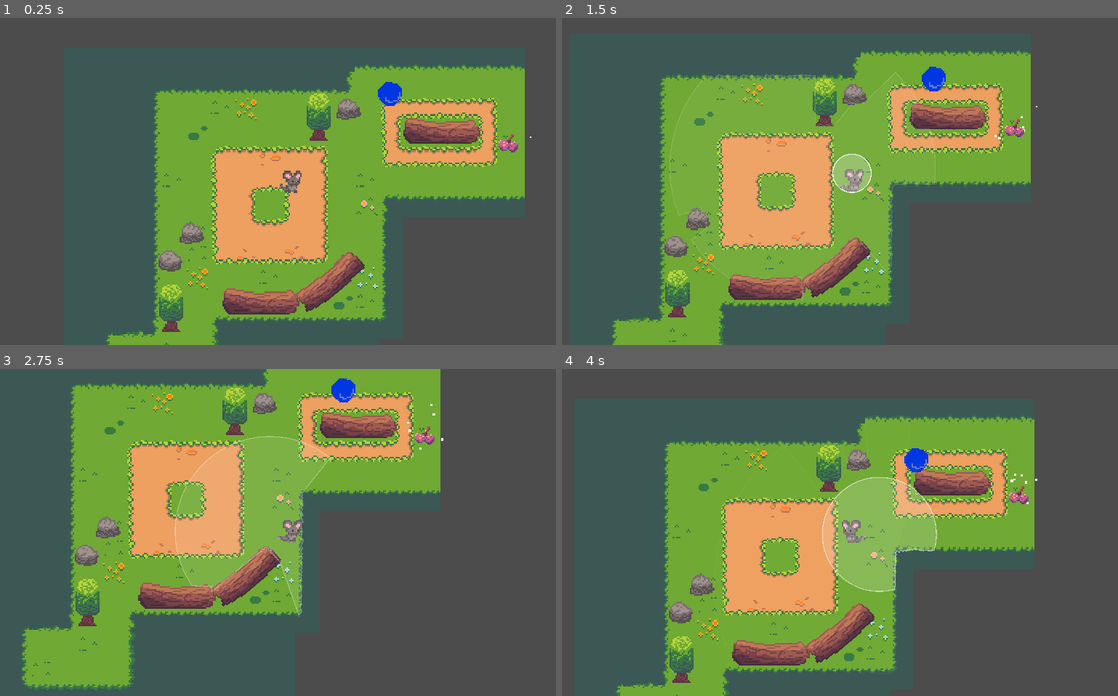
Above: before the commit, frames 1-4 (two rows, left to right).
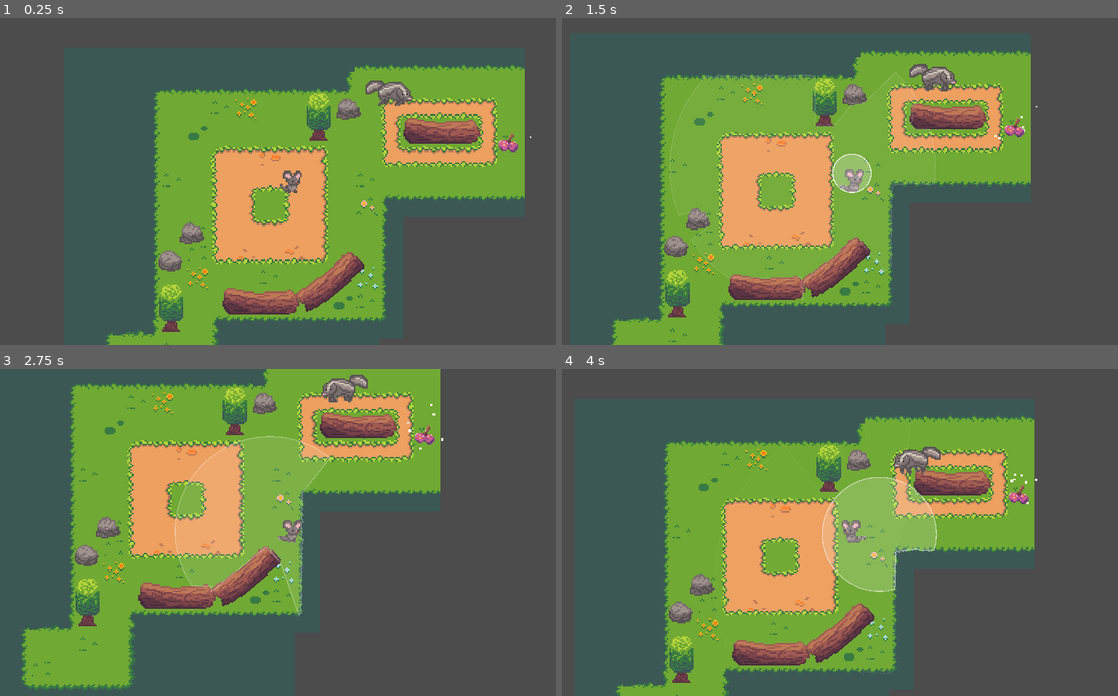
Above: after the commit, the same moments.

Repository: AragornOfKebroyd/Chapa
Game: Godot game, scene res://main.tscn
Two runs of this game, one before a commit and one after it. Both use one fixed random seed, a clock stepped at 60 frames per second and the inputs below.
Inputs:
- Up to frame 1 (0.25 s): no input
- Up to frame 2 (1.5 s): tap Enter (ui_accept) at 0.5, 0.77 s; hold D (move_right) 0.53-1.28 s; tap E (squeak) at 0.6, 1.35 s; hold S (move_down) from 1.28 s (still down)
- Up to frame 3 (2.75 s): tap Enter (ui_accept) at 1.52 s; release S (move_down) at 2.03 s; hold D (move_right) from 2.03 s (still down); tap E (squeak) at 2.1 s
- Up to frame 4 (4 s): release D (move_right) at 2.78 s; hold W (move_up) 2.78-3.53 s; tap E (squeak) at 2.85, 3.6 s; tap Enter (ui_accept) at 3.02, 3.77 s; hold A (move_left) from 3.53 s (still down)

The runs differ from the first frame. In frame 1, 0.5% of the frame differs, in the area x 65-75%, y 19-27%; in frame 2, 0.5%, in the area x 62-71%, y 14-23%; in frame 3, 0.5%; in frame 4, 0.5%.

Commit message:
badger animation

Diff:
--- a/badger.tscn
+++ b/badger.tscn
@@ -1,7 +1,77 @@
-[gd_scene load_steps=6 format=3 uid="uid://cjivx4bga8qts"]
+[gd_scene load_steps=16 format=3 uid="uid://cjivx4bga8qts"]
 
 [ext_resource type="Script" path="res://scripts/badger.gd" id="1_g26xr"]
-[ext_resource type="Texture2D" uid="uid://by5xpdocs18c2" path="res://assets/ball.png" id="1_tvdox"]
+[ext_resource type="Texture2D" uid="uid://bljgtwmfo3bvw" path="res://RealArtAssets/Animations/badger_idle.png" id="3_7m867"]
+[ext_resource type="Texture2D" uid="uid://15fvrngcdib5" path="res://RealArtAssets/Animations/badger_run.png" id="4_aybta"]
+
+[sub_resource type="AtlasTexture" id="AtlasTexture_r6lhd"]
+atlas = ExtResource("3_7m867")
+region = Rect2(0, 0, 64, 64)
+
+[sub_resource type="AtlasTexture" id="AtlasTexture_y2m1f"]
+atlas = ExtResource("3_7m867")
+region = Rect2(64, 0, 64, 64)
+
+[sub_resource type="AtlasTexture" id="AtlasTexture_8pkff"]
+atlas = ExtResource("3_7m867")
+region = Rect2(128, 0, 64, 64)
+
+[sub_resource type="AtlasTexture" id="AtlasTexture_ura2s"]
+atlas = ExtResource("3_7m867")
+region = Rect2(192, 0, 64, 64)
+
+[sub_resource type="AtlasTexture" id="AtlasTexture_h6sb3"]
+atlas = ExtResource("4_aybta")
+region = Rect2(0, 0, 64, 64)
+
+[sub_resource type="AtlasTexture" id="AtlasTexture_ru56l"]
+atlas = ExtResource("4_aybta")
+region = Rect2(64, 0, 64, 64)
+
+[sub_resource type="AtlasTexture" id="AtlasTexture_5vt12"]
+atlas = ExtResource("4_aybta")
+region = Rect2(128, 0, 64, 64)
+
+[sub_resource type="AtlasTexture" id="AtlasTexture_ht35h"]
+atlas = ExtResource("4_aybta")
+region = Rect2(192, 0, 64, 64)
+
+[sub_resource type="SpriteFrames" id="SpriteFrames_g2l6q"]
+animations = [{
+"frames": [{
+"duration": 1.0,
+"texture": SubResource("AtlasTexture_r6lhd")
+}, {
+"duration": 1.0,
+"texture": SubResource("AtlasTexture_y2m1f")
+}, {
+"duration": 1.0,
+"texture": SubResource("AtlasTexture_8pkff")
+}, {
+"duration": 1.0,
+"texture": SubResource("AtlasTexture_ura2s")
+}],
+"loop": true,
+"name": &"idle",
+"speed": 5.0
+}, {
+"frames": [{
+"duration": 1.0,
+"texture": SubResource("AtlasTexture_h6sb3")
+}, {
+"duration": 1.0,
+"texture": SubResource("AtlasTexture_ru56l")
+}, {
+"duration": 1.0,
+"texture": SubResource("AtlasTexture_5vt12")
+}, {
+"duration": 1.0,
+"texture": SubResource("AtlasTexture_ht35h")
+}],
+"loop": true,
+"name": &"run",
+"speed": 5.0
+}]
 
 [sub_resource type="CircleShape2D" id="CircleShape2D_ks0fd"]
 radius = 36.6742
@@ -10,14 +80,16 @@
 radius = 37.2156
 
 [sub_resource type="CircleShape2D" id="CircleShape2D_cbfou"]
-radius = 97.2523
+radius = 231.23
 
 [node name="badger" type="CharacterBody2D"]
 script = ExtResource("1_g26xr")
 
-[node name="Sprite2D" type="Sprite2D" parent="."]
+[node name="AnimatedSprite2D" type="AnimatedSprite2D" parent="."]
 scale = Vector2(5, 5)
-texture = ExtResource("1_tvdox")
+sprite_frames = SubResource("SpriteFrames_g2l6q")
+animation = &"idle"
+speed_scale = 2.0
 
 [node name="Area2D" type="Area2D" parent="."]
 
--- a/project.godot
+++ b/project.godot
@@ -12,7 +12,7 @@
 
 config/name="Chapa - Cambridge Game Jam"
 run/main_scene="res://main.tscn"
-config/features=PackedStringArray("4.2", "Forward Plus")
+config/features=PackedStringArray("4.3", "Forward Plus")
 config/icon="res://icon.svg"
 
 [autoload]
@@ -30,31 +30,31 @@
 
 move_right={
 "deadzone": 0.5,
-"events": [Object(InputEventKey,"resource_local_to_scene":fa …(172 unchanged characters)… eycode":68,"key_label":0,"unicode":100,"echo":false,"script":null)
-, Object(InputEventKey,"resource_local_to_scene":false,"reso …(166 unchanged characters)… ode":4194321,"key_label":0,"unicode":0,"echo":false,"script":null)
+"events": [Object(InputEventKey,"resource_local_to_scene":fa …(172 unchanged characters)… eycode":68,"key_label":0,"unicode":100,"location":0,"echo":false,"script":null)
+, Object(InputEventKey,"resource_local_to_scene":false,"reso …(166 unchanged characters)… ode":4194321,"key_label":0,"unicode":0,"location":0,"echo":false,"script":null)
 ]
 }
 move_left={
 "deadzone": 0.5,
-"events": [Object(InputEventKey,"resource_local_to_scene":fa …(171 unchanged characters)… keycode":65,"key_label":0,"unicode":97,"echo":false,"script":null)
-, Object(InputEventKey,"resource_local_to_scene":false,"reso …(166 unchanged characters)… ode":4194319,"key_label":0,"unicode":0,"echo":false,"script":null)
+"events": [Object(InputEventKey,"resource_local_to_scene":fa …(171 unchanged characters)… keycode":65,"key_label":0,"unicode":97,"location":0,"echo":false,"script":null)
+, Object(InputEventKey,"resource_local_to_scene":false,"reso …(166 unchanged characters)… ode":4194319,"key_label":0,"unicode":0,"location":0,"echo":false,"script":null)
 ]
 }
 move_up={
 "deadzone": 0.5,
-"events": [Object(InputEventKey,"resource_local_to_scene":fa …(172 unchanged characters)… eycode":87,"key_label":0,"unicode":119,"echo":false,"script":null)
-, Object(InputEventKey,"resource_local_to_scene":false,"reso …(166 unchanged characters)… ode":4194320,"key_label":0,"unicode":0,"echo":false,"script":null)
+"events": [Object(InputEventKey,"resource_local_to_scene":fa …(172 unchanged characters)… eycode":87,"key_label":0,"unicode":119,"location":0,"echo":false,"script":null)
+, Object(InputEventKey,"resource_local_to_scene":false,"reso …(166 unchanged characters)… ode":4194320,"key_label":0,"unicode":0,"location":0,"echo":false,"script":null)
 ]
 }
 move_down={
 "deadzone": 0.5,
-"events": [Object(InputEventKey,"resource_local_to_scene":fa …(172 unchanged characters)… eycode":83,"key_label":0,"unicode":115,"echo":false,"script":null)
-, Object(InputEventKey,"resource_local_to_scene":false,"reso …(166 unchanged characters)… ode":4194322,"key_label":0,"unicode":0,"echo":false,"script":null)
+"events": [Object(InputEventKey,"resource_local_to_scene":fa …(172 unchanged characters)… eycode":83,"key_label":0,"unicode":115,"location":0,"echo":false,"script":null)
+, Object(InputEventKey,"resource_local_to_scene":false,"reso …(166 unchanged characters)… ode":4194322,"key_label":0,"unicode":0,"location":0,"echo":false,"script":null)
 ]
 }
 squeak={
 "deadzone": 0.5,
-"events": [Object(InputEventKey,"resource_local_to_scene":fa …(172 unchanged characters)… eycode":69,"key_label":0,"unicode":101,"echo":false,"script":null)
+"events": [Object(InputEventKey,"resource_local_to_scene":fa …(172 unchanged characters)… eycode":69,"key_label":0,"unicode":101,"location":0,"echo":false,"script":null)
 , Object(InputEventMouseButton,"resource_local_to_scene":false,"resource_name":"","device":-1,"window_id":0,"alt_presse …(249 unchanged characters)…
 ]
 }
--- a/scripts/badger.gd
+++ b/scripts/badger.gd
@@ -17,6 +17,8 @@
 @onready var nav_agent = $NavigationAgent2D
 #@onready var player = get_parent().get_parent().get_parent().get_node("player")
 
+@onready var anim_sprite = $AnimatedSprite2D  # Reference to the AnimatedSprite2D node
+
 func _ready() -> void:
 	nav_agent.target_desired_distance = 4.0
 	nav_agent.path_desired_distance = 4.0
@@ -29,12 +31,54 @@
 	set_physics_process(false)
 	get_tree().create_timer(seconds).timeout.connect(func(): set_physics_process(true))
 
+var paused = false
+var patrol_direction = 1
+
+func badger_sprite_flip():
+	if velocity.length() > 0:
+		anim_sprite.play("run")
+	else:
+		anim_sprite.play("idle")
+
+	if velocity.x > 0:  # Moving right
+		anim_sprite.flip_h = false
+	elif velocity.x < 0:  # Moving left
+		anim_sprite.flip_h = true
+
 # badger follows predefined path
 func patrol(delta):
+	if paused:
+		anim_sprite.play("idle")
+		return
+
+	anim_sprite.play("run")
 	if patrol_type == "loop":
-		if random_pause():
-			wait(1.0)
-		pathfollow.progress += speed * delta
+		# calculate velocity from pathfollow
+		var prev_position = pathfollow.global_position  # Store previous position
+		pathfollow.progress += speed * delta * patrol_direction  # Move along path
+		var new_position = pathfollow.global_position  # Get new position
+
+		velocity = (new_position - prev_position) / delta  # Calculate velocity
+
+		# Flip animation based on velocity
+		if velocity.x > 0:
+			anim_sprite.flip_h = false
+		elif velocity.x < 0:
+			anim_sprite.flip_h = true
+
+		# random pause
+		if randi_range(0, 1000) < 3:
+			pause_movement()
+
+func pause_movement():
+	paused = true
+
+	# random pause time
+	var pause_time = randf_range(2.0, 4.0)
+	get_tree().create_timer(pause_time).timeout.connect(func():
+		paused = false
+		if randi_range(0, 2) <= 1: # after pause ended, have 50% chance to reverse direction
+			patrol_direction *= -1)
 
 # Badger goes to squeak origin
 func target(delta):
@@ -49,6 +93,7 @@
 
 	velocity = direction * speed
 	move_and_slide()
+	badger_sprite_flip()
 
 # Badger follows player
 func follow(delta):
@@ -58,6 +103,9 @@
 	velocity = direction * speed * follow_speed_increase # badger moves slightly quicker when following
 
 	move_and_slide()
+	badger_sprite_flip()
+
+
 
 
 func return_to_path(delta):
@@ -69,6 +117,8 @@
 
 	velocity = direction * speed
 	move_and_slide()
+	badger_sprite_flip()
+
 
 
 func _physics_process(delta: float) -> void:
--- a/scripts/player.gd
+++ b/scripts/player.gd
@@ -16,6 +16,11 @@
 
 func _process(_delta: float):
 	# set animation
+	if velocity.length() > 0:
+		anim_sprite.play("run")
+	else:
+		anim_sprite.play("idle")
+
 	if velocity.length() > 0:
 		anim_sprite.play("run")
 	else:
Binary file added: RealArtAssets/Animations/badger_idle.png
Not shown, added: RealArtAssets/Animations/badger_idle.png.import
Binary file added: RealArtAssets/Animations/badger_run.png
Not shown, added: RealArtAssets/Animations/badger_run.png.import
Not shown, changed: assets/fonts/Born2bSportyV2.ttf.import
Not shown: 1 places in main.tscn that only renumber resources
